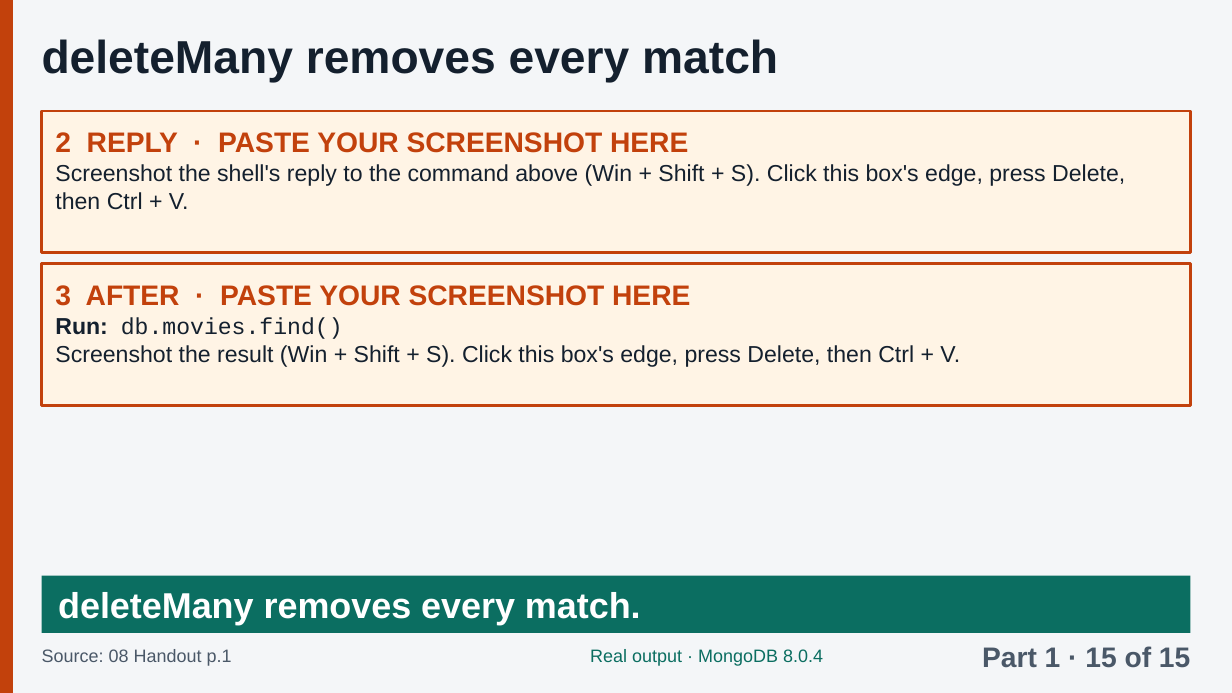
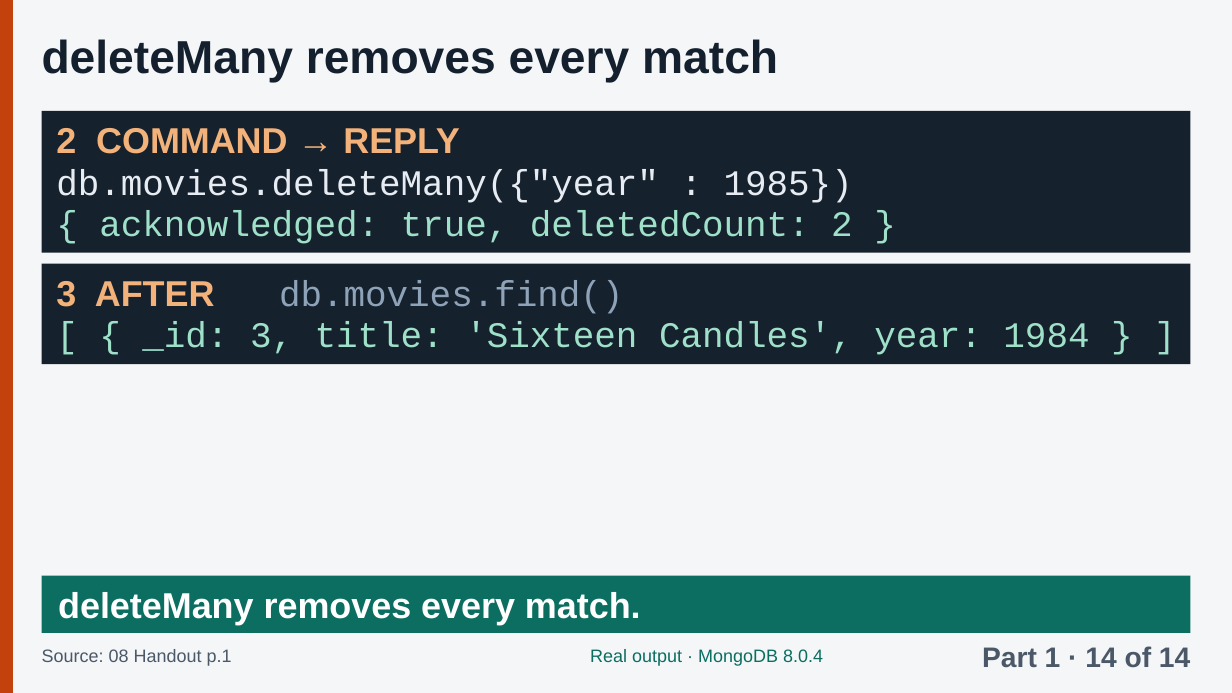
Before and after one commit to Tiredicey/ADBS, a slide deck: slide 17 of 02_GROUP_DECK/ADBS_GROUP_DECK.pptx (slide 18 before the commit). Drawn at 1232x693 pixels with LibreOffice and Linux fonts; fonts in the diff are those of the drawing. Boxes give left, top, right and bottom in pixels: in the first picture for what was removed or moved away, otherwise in the second. Text is boxed around its words. In the diff, an @@ line names an element or a change of style, - is before the commit and + after.

Commit message:
Fix: Part 1 is complete in the group deck too (real outputs, not paste boxes)

```diff
--- a/02_GROUP_DECK/ADBS_GROUP_DECK.pptx
+++ b/02_GROUP_DECK/ADBS_GROUP_DECK.pptx
@@ rectangle at (42,111,1190,252): fill #FFF4E5 to #16212E; outline #C2410C 2 pt to none @@
@@ text in rectangle at (55,132,1125,210): text removed @@
-2 REPLY · PASTE YOUR SCREENSHOT HERE
-Screenshot the shell's reply to the command above (Win + Shift + S). Click this box's edge, press Delete, then Ctrl + V.
@@ text added at (56,128,853,244), 28 pt, text #E6ECF2 @@
+2 COMMAND → REPLY
+db.movies.deleteMany({"year" : 1985})
+{ acknowledged: true, deletedCount: 2 }
@@ rectangle removed at (42,263,1190,405) @@
-3 AFTER · PASTE YOUR SCREENSHOT HERE
-Run: db.movies.find()
-Screenshot the result (Win + Shift + S). Click this box's edge, press Delete, then Ctrl + V.
@@ rectangle added at (42,263,1190,364), fill #16212E @@
@@ text added at (56,281,1089,355), 28 pt, text #9FE0C9 @@
+3 AFTER db.movies.find()
+[ { _id: 3, title: 'Sixteen Candles', year: 1984 } ]
@@ text at (982,646,1190,668): text changed @@
-Part 1 · 15 of 15
+Part 1 · 14 of 14
```
Also in this commit, not shown: 10 other slides changed, 3 slides added, 4 slides removed, 3 other files.
